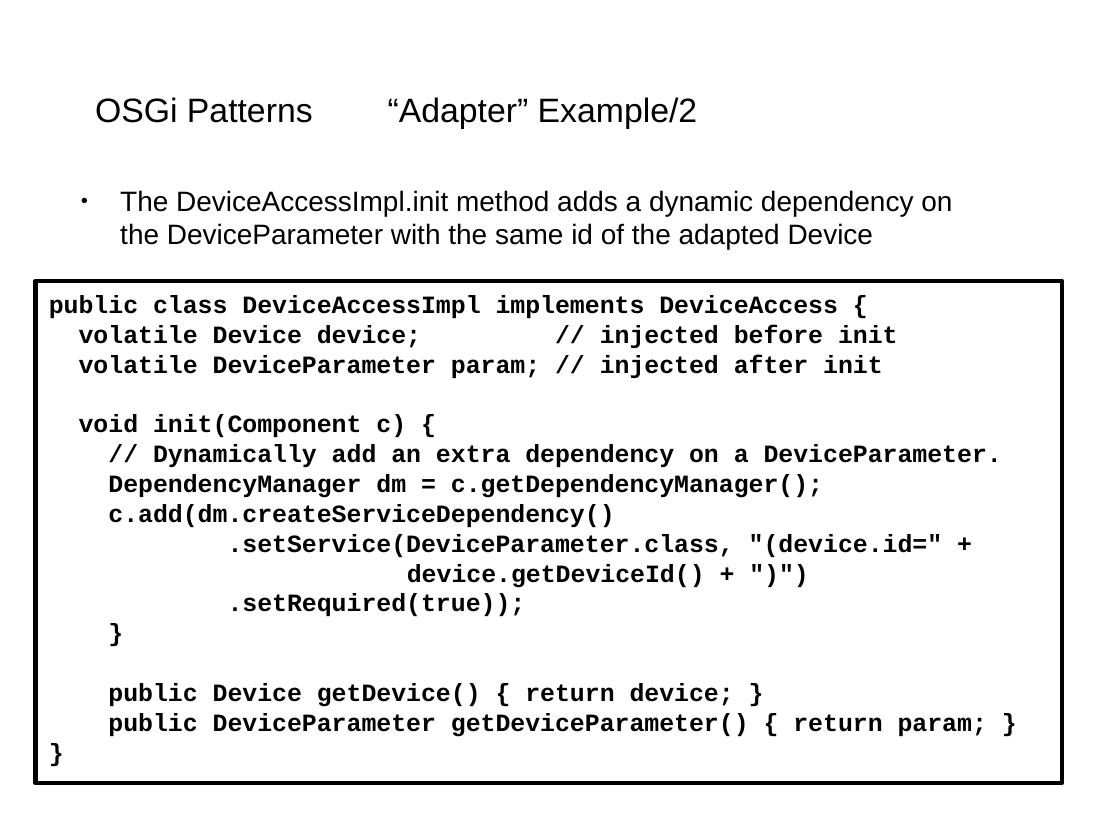
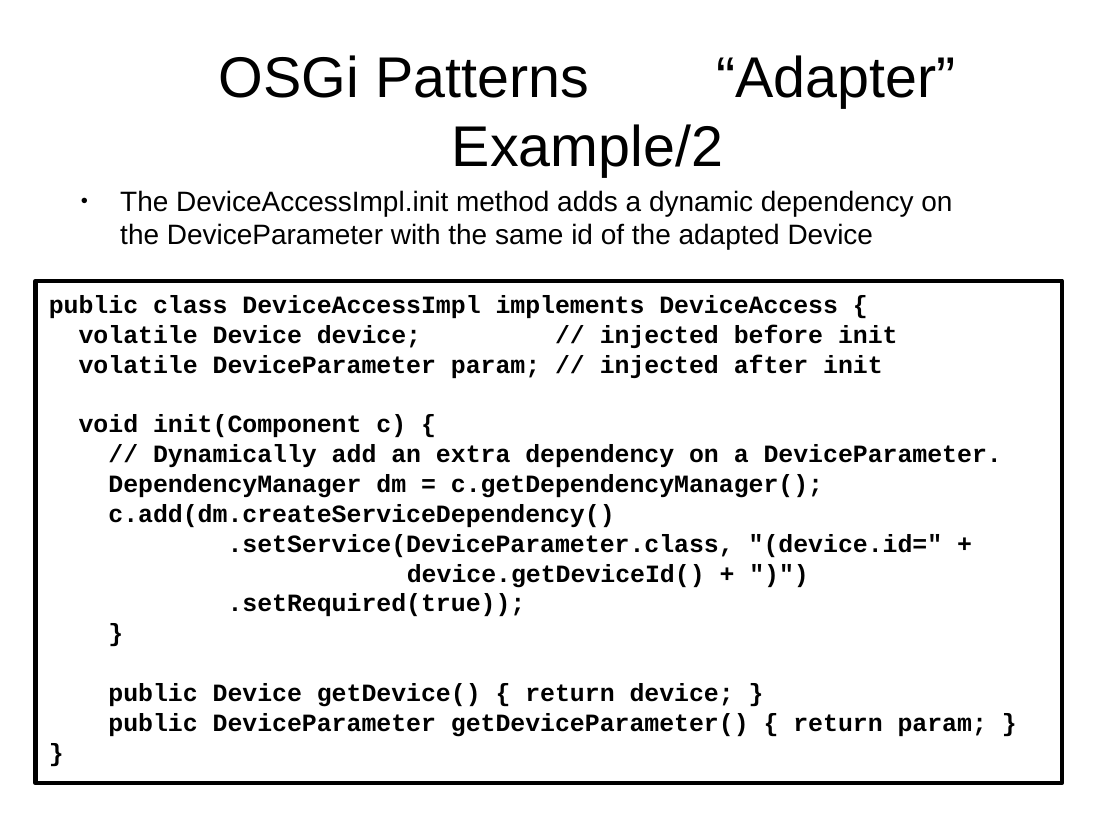
Before and after one commit to rotty3000/felix, a slide deck: slide 36 of dependencymanager/docs/A_Glance_At_DependencyManager.odp. Drawn at 1120x840 pixels with LibreOffice and Linux fonts; fonts in the diff are those of the drawing; background and template pictures are left out. Boxes give left, top, right and bottom in pixels: in the first picture for what was removed or moved away, otherwise in the second. Text is boxed around its words. In the diff, an @@ line names an element or a change of style, - is before the commit and + after.

```diff
--- a/dependencymanager/docs/A_Glance_At_DependencyManager.odp
+++ b/dependencymanager/docs/A_Glance_At_DependencyManager.odp
@@ title "OSGi Patterns “Adapter” Example/2" at [219, 55, 955, 176]: size 21.7 to 36.9 pt; alignment left to centre @@
```
Also in this commit, not shown: 56 other slides changed, 1 slide added.
